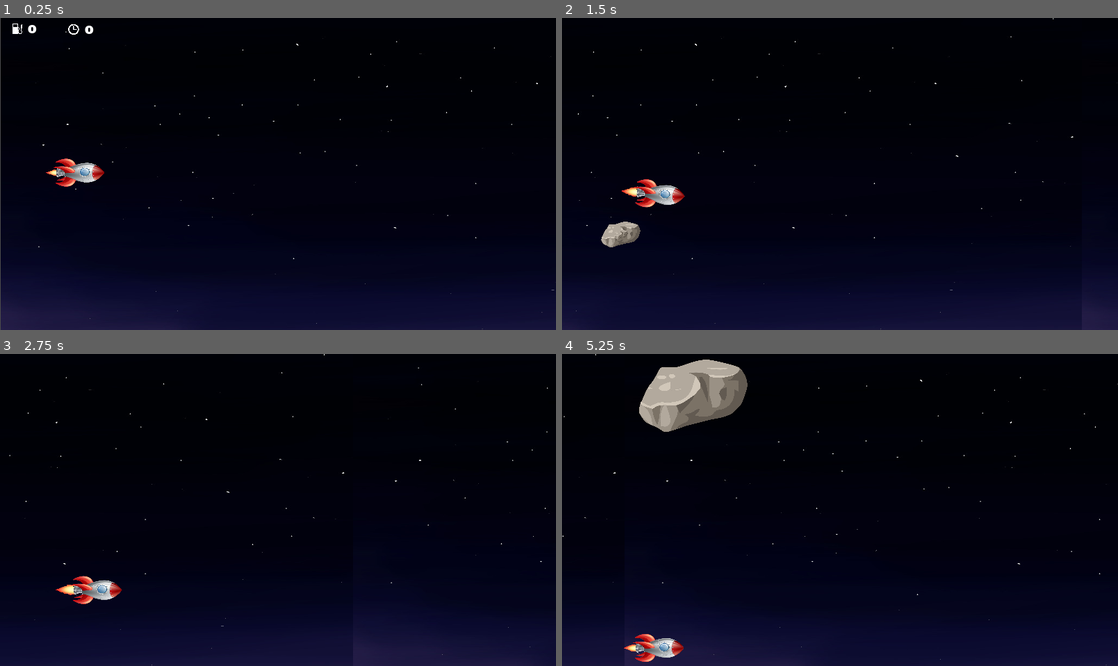
Above: before the commit, frames 1-4 (two rows, left to right).
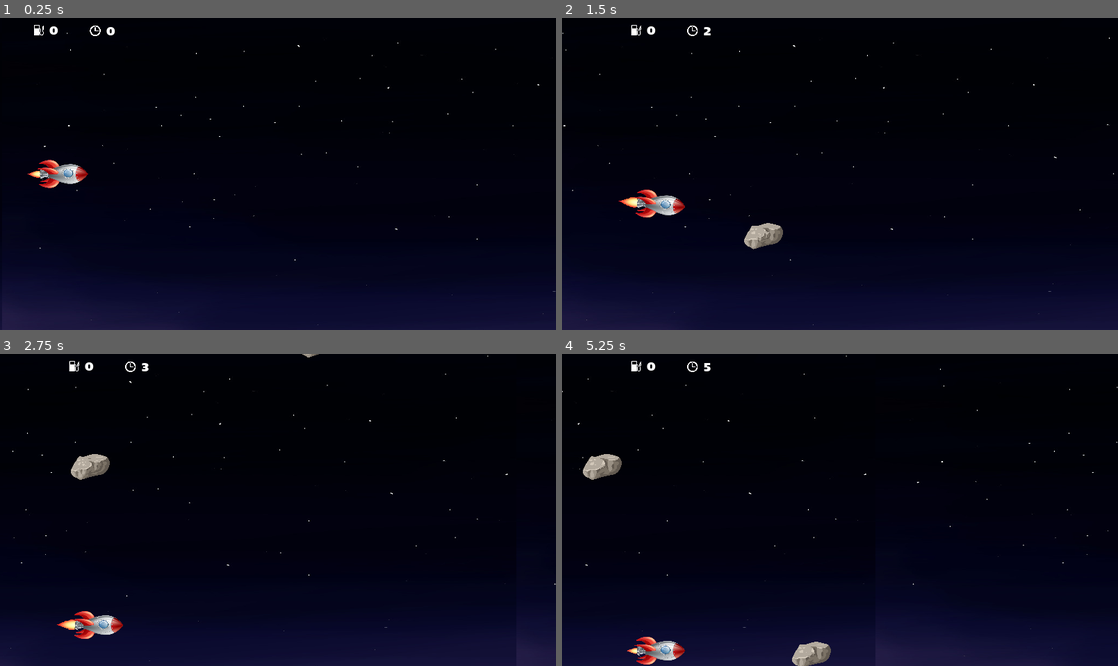
Above: after the commit, the same moments.

Repository: MuskalaMarcin/RocketZero
Game: Godot game, scene res://Main.tscn
Same seed, same stepped clock (60 frames per second), same inputs: the game is played once before the commit and once after it.
Inputs:
- Up to frame 1 (0.25 s): no input
- Up to frame 2 (1.5 s): hold Right (ui_right) 0.53-1.28 s; hold Down (ui_down) from 1.28 s (still down)
- Up to frame 3 (2.75 s): release Down (ui_down) at 2.03 s; hold Right (ui_right) from 2.03 s (still down)
- Up to frame 4 (5.25 s): release Right (ui_right) at 2.78 s; hold Up (ui_up) 2.78-3.53 s; hold Down (ui_down) from 3.53 s (still down)

The runs differ from the first frame. In frame 1, 1.3% of the frame differs, in the area x 0-100%, y 0-100%; in frame 2, 2.0%; in frame 3, 1.9%; in frame 4, 4.9%.

Commit message:
moving impl

Diff:
--- a/Main.tscn
+++ b/Main.tscn
@@ -1,10 +1,11 @@
-[gd_scene load_steps=6 format=2]
+[gd_scene load_steps=7 format=2]
 
 [ext_resource path="res://BackgroundScene.tscn" type="PackedScene" id=1]
-[ext_resource path="res://RocketScene.tscn" type="PackedScene" id=2]
-[ext_resource path="res://RocksScene.tscn" type="PackedScene" id=3]
+[ext_resource path="res://MovingObjects.gd" type="Script" id=2]
+[ext_resource path="res://RocketScene.tscn" type="PackedScene" id=3]
 [ext_resource path="res://TimerScene.tscn" type="PackedScene" id=4]
 [ext_resource path="res://FuelGaugeScene.tscn" type="PackedScene" id=5]
+[ext_resource path="res://RocksScene.tscn" type="PackedScene" id=6]
 
 [node name="Node2D" type="Node2D" index="0"]
 
@@ -40,15 +41,45 @@
 region_enabled = false
 _sections_unfolded = [ "Animation", "Offset", "Region", "Transform", "Z Index" ]
 
-[node name="RocketScene" parent="." index="1" instance=ExtResource( 2 )]
+[node name="MovingObjects" type="Node2D" parent="." index="1"]
+
+script = ExtResource( 2 )
+
+[node name="RocketScene" parent="MovingObjects" index="0" instance=ExtResource( 3 )]
 
 position = Vector2( 101.809, 381.224 )
 z_as_relative = false
 
-[node name="RocksScene" parent="." index="2" instance=ExtResource( 3 )]
-
-[node name="TimerScene" parent="." index="3" instance=ExtResource( 4 )]
+[node name="TimerScene" parent="MovingObjects" index="1" instance=ExtResource( 4 )]
 
 _sections_unfolded = [ "Transform" ]
 
-[node name="FuelGauge" parent="." index="4" instance=ExtResource( 5 )]
+[node name="FuelGauge" parent="MovingObjects" index="2" instance=ExtResource( 5 )]
+
+[node name="RocksScene" parent="MovingObjects" index="3" instance=ExtResource( 6 )]
+
+[node name="Camera2D" type="Camera2D" parent="MovingObjects" index="4"]
+
+position = Vector2( 681.745, 380.641 )
+anchor_mode = 1
+rotating = false
+current = true
+zoom = Vector2( 1, 1 )
+limit_left = -10000000
+limit_top = -10000000
+limit_right = 10000000
+limit_bottom = 10000000
+limit_smoothed = false
+drag_margin_h_enabled = true
+drag_margin_v_enabled = true
+smoothing_enabled = false
+smoothing_speed = 5.0
+offset_v = 0.0
+offset_h = 0.0
+drag_margin_left = 0.2
+drag_margin_top = 0.2
+drag_margin_right = 0.2
+drag_margin_bottom = 0.2
+editor_draw_screen = true
+editor_draw_limits = false
+editor_draw_drag_margin = false
--- /dev/null
+++ b/MovingObjects.gd
@@ -0,0 +1,18 @@
+extends Node2D
+
+const SPEED = 200
+
+func moveRight(directionX, speed, delta):
+	set_position(self.position + directionX.normalized() * speed * delta)
+
+func _ready():
+	pass
+
+var direction = Vector2(10,0)
+
+func _process(delta):
+	var directionX = Vector2()
+	directionX.x += SPEED
+	if Input.is_action_pressed("ui_right"):
+		directionX.x += SPEED * 2
+	set_position(self.position + directionX.normalized() * SPEED * delta)
--- a/Rocket.gd
+++ b/Rocket.gd
@@ -6,6 +6,8 @@
 const MAX_Y = 180
 
 signal fuel_update
+
+var movingObjects
 
 func _updateFuelValue(value):
 	emit_signal("fuel_update", value);
@@ -24,8 +26,7 @@
 	get_child(2).show()
 
 func _physics_process(delta):
-	var direction = Vector2()
-	direction.x += SPEED
+	var directionY = Vector2()
 	var flameBig = get_child(1)
 	var flameSmall = get_child(2)
 	var screensize = get_viewport_rect().size
@@ -35,7 +36,7 @@
 			showBigFlame()
 			if self.rotation < MAX_ROT:
 				self.rotation += ROT * delta
-			direction.y += SPEED
+			directionY.y += SPEED
 		else:
 			hideBigFlame()
 			self.rotation = 0
@@ -44,7 +45,7 @@
 			showBigFlame()
 			if self.rotation > -MAX_ROT:
 				self.rotation -= ROT * delta
-			direction.y += -SPEED
+			directionY.y += -SPEED
 		else:
 			hideBigFlame()
 			self.rotation = 0
@@ -55,9 +56,8 @@
 		hideBigFlame()
 	if Input.is_action_pressed("ui_right"):
 		showBigFlame()
-		direction.x += SPEED * 2
 
-	set_position(self.position + direction.normalized() * SPEED * delta)
+	set_position(self.position + directionY.normalized() * SPEED * delta)
 
 func _collision(collidedObject):
 	#TODO collision animation code goes here
--- a/RocketScene.tscn
+++ b/RocketScene.tscn
@@ -61,7 +61,7 @@
 scale = Vector2( 0.113777, 0.113777 )
 frames = SubResource( 2 )
 animation = "default"
-frame = 1
+frame = 2
 playing = true
 _sections_unfolded = [ "Visibility" ]
 
@@ -71,7 +71,7 @@
 scale = Vector2( 0.0784136, 0.0784136 )
 frames = SubResource( 2 )
 animation = "default"
-frame = 1
+frame = 2
 playing = true
 _sections_unfolded = [ "Visibility" ]
 
@@ -83,34 +83,7 @@
 normal_map = SubResource( 3 )
 _sections_unfolded = [ "Animation", "Material", "Region", "Transform" ]
 
-[node name="Camera2D" type="Camera2D" parent="Rocket" index="4"]
-
-position = Vector2( 304.702, 1.57256 )
-anchor_mode = 1
-rotating = false
-current = true
-zoom = Vector2( 1, 1 )
-limit_left = -10000000
-limit_top = 0
-limit_right = 10000000
-limit_bottom = 0
-limit_smoothed = false
-drag_margin_h_enabled = true
-drag_margin_v_enabled = true
-smoothing_enabled = false
-smoothing_speed = 5.0
-offset_v = 0.0
-offset_h = 0.0
-drag_margin_left = 0.2
-drag_margin_top = 0.2
-drag_margin_right = 0.2
-drag_margin_bottom = 0.2
-editor_draw_screen = true
-editor_draw_limits = false
-editor_draw_drag_margin = false
-_sections_unfolded = [ "Limit" ]
-
-[node name="Area2D" type="Area2D" parent="Rocket" index="5"]
+[node name="Area2D" type="Area2D" parent="Rocket" index="4"]
 
 input_pickable = true
 gravity_vec = Vector2( 0, 1 )
